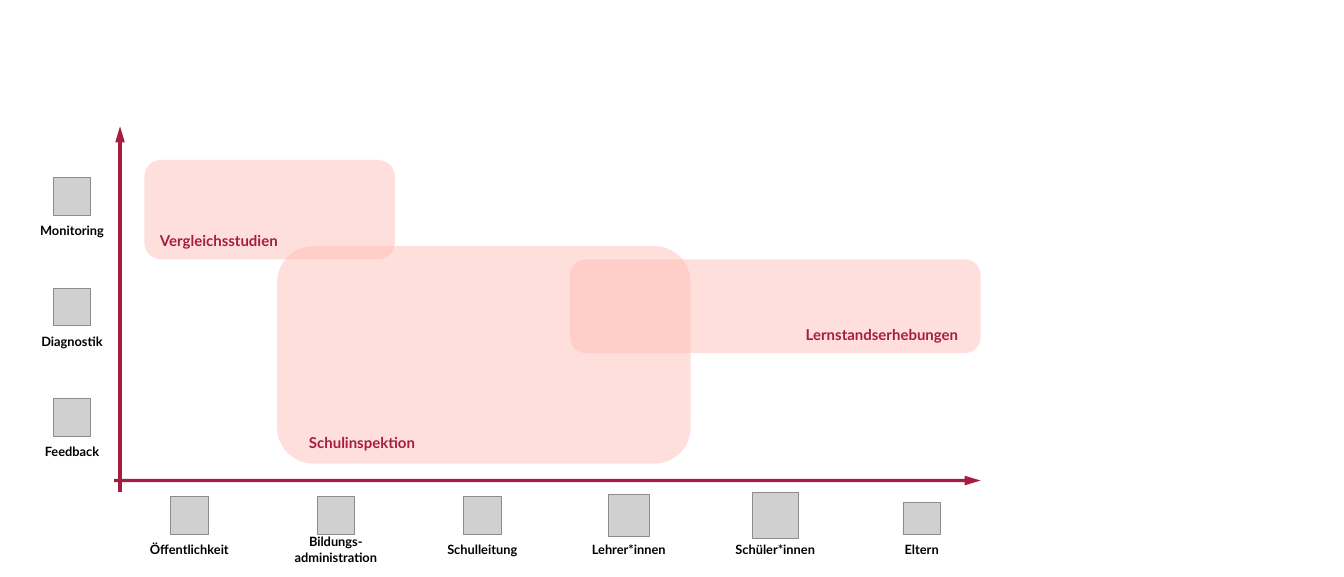
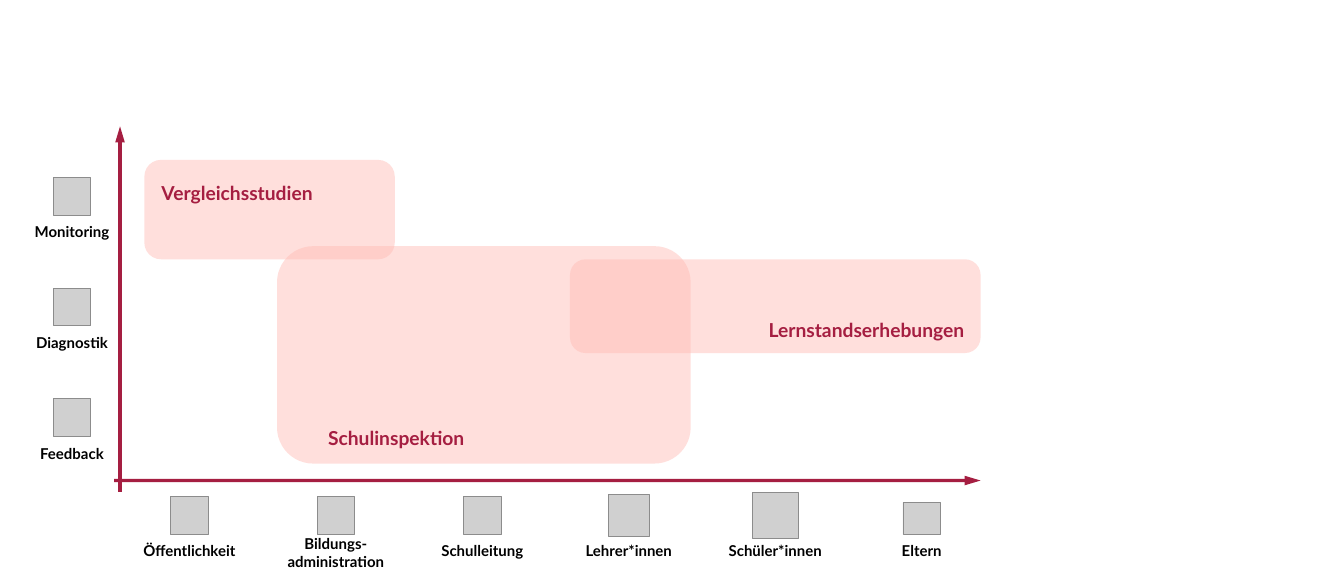
Before and after one commit to sammerk/vortrag-tue-w1, a slide deck: slide 11 of Img/Tabelle_Rueckmeldesysteme.pptx. Drawn at 1344x577 pixels with LibreOffice and Linux fonts; fonts in the diff are those of the drawing; grey boxes stand for pictures. Boxes give left, top, right and bottom in pixels: in the first picture for what was removed or moved away, otherwise in the second. Text is boxed around its words. In the diff, an @@ line names an element or a change of style, - is before the commit and + after.

```diff
--- a/Img/Tabelle_Rueckmeldesysteme.pptx
+++ b/Img/Tabelle_Rueckmeldesysteme.pptx
@@ size 14 to 18 pt in 3 elements at (769,322,965,341), (328,430,464,449), (161,185,312,204) @@
@@ text "Vergleichsstudien": place and size @@
-text "Vergleichsstudien" at (160,235,278,249)
+text "Vergleichsstudien" at (161,185,312,204)
@@ text "Lernstandserhebungen": place and size @@
-text "Lernstandserhebungen" at (806,329,958,343)
+text "Lernstandserhebungen" at (769,322,965,341)
@@ text "Schulinspektion": place and size @@
-text "Schulinspektion" at (309,437,415,451)
+text "Schulinspektion" at (328,430,464,449)
@@ size 12 to 14 pt in 9 elements at (143,543,235,556), (441,545,523,559), (586,544,672,556), (902,545,942,556), (35,226,110,240), (36,337,108,351), (40,448,104,459), (288,538,385,567), (729,544,822,556) @@
```
Also in this commit, not shown: 3 other slides changed, 4 slides added, 9 other files.
